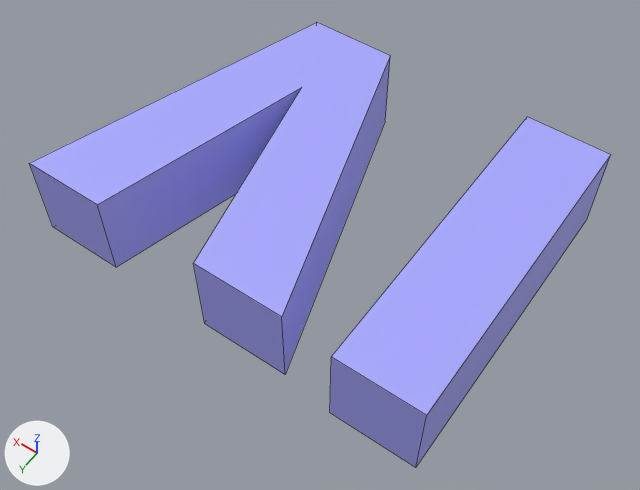
The FBX model KaroGame/KaroXNAGui/Content/cijfers/4.fbx: old version first, new version second.
The view is the same before and after, from a 50 mm lens placed at (-0.00184, 0.01008, 0.01116), pointed at (0.00311, 0.00314, 0.00027). Lighting does not change. The marker at lower left points along +X, +Y and +Z. Mesh edges are drawn as thin lines. Where no turn or scale is listed for an object, it has been applied to the vertices. Vertices at the same position are counted once.

Script lines for the objects in view, before the commit:
```python
me_mesh1 = bpy.data.meshes.new('Mesh1')
me_mesh1.from_pydata(...)  # a box spanning x 0.0..0.0014, y 0.0..0.0053, z 0.0..0.0015
me_mesh1.materials.append(mat_color_i03)  # blue #a9a9ff
me_mesh2 = bpy.data.meshes.new('Mesh2')
me_mesh2.from_pydata(...)  # 14 vertices, 9 faces; spans x 0.00227..0.00697, y 0.00001..0.00519, z 0.0..0.0015
me_mesh2.materials.append(mat_color_i03)  # blue #a9a9ff
ob_mesh1 = bpy.data.objects.new('Mesh1', me_mesh1)
ob_mesh1.location = (0.0, 0.0, 0.0)
ob_mesh2 = bpy.data.objects.new('Mesh2', me_mesh2)
ob_mesh2.location = (0.0, 0.0, 0.0)
```
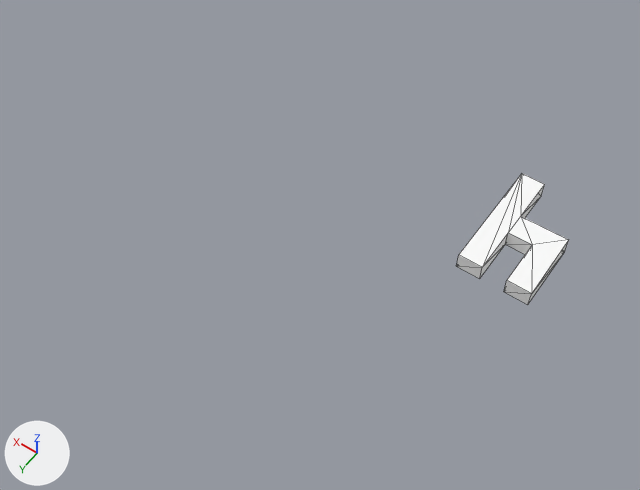
Location of each change, (x1, y1, x2, y2) in pixels of the pictures (640 x 490 px):
'Mesh2', deleted (blue): before (29, 22, 390, 375)
'Mesh1', reshaped (60% narrower, 62% shorter): before (330, 117, 611, 468); after (456, 174, 569, 305)

Edits to the bpy script that builds the scene:
```text
Add mat_frontcolor:
    mat_frontcolor = principled_material('FrontColor')
    mat_frontcolor.base_color = (1.0, 1.0, 1.0)  # white #ffffff
    mat_frontcolor.roughness = 0.553
Change me_mesh1:
    used by ob_mesh1; location = (0.0, 0.0, 0.0)
    remove me_mesh1.from_pydata(...)  # 8 vertices, 6 faces; spans x 0.0..0.0014, y 0.0..0.0053, z 0.0..0.0015
    remove me_mesh1.materials.append(mat_color_i03)  # blue #a9a9ff
    add me_mesh1.from_pydata(...)  # 20 vertices, 36 faces; spans x 0.0..0.00125, y 0.0..0.00208, z 0.0..0.0003
    me_mesh1 part 1: the whole mesh is rebuilt
    add me_mesh1.materials.append(mat_frontcolor)  # white #ffffff
Remove ob_mesh2:
    ob_mesh2 = bpy.data.objects.new('Mesh2', me_mesh2)
    ob_mesh2.location = (0.0, 0.0, 0.0)
```
